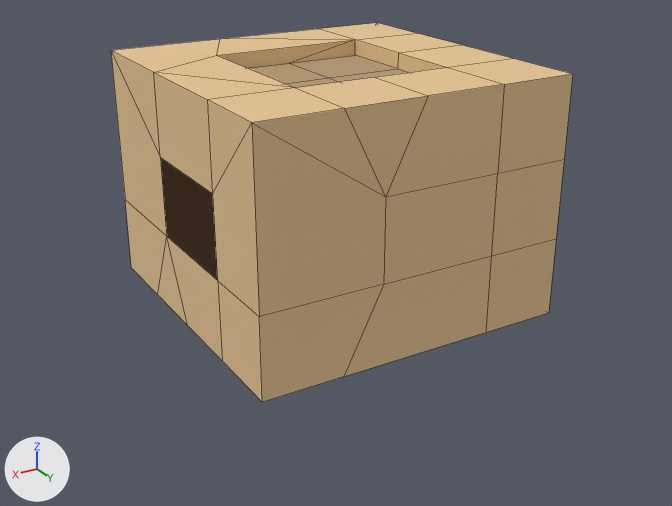
The Blender file Assets/Models/house_1.blend: old version first, new version second.
The view is the same before and after, from a camera (50 mm lens) standing at (5.64, 9.57, 5.28) and looking at (0.41, 0.85, 0.92). The axes (+X, +Y, +Z) are drawn at lower left. The lights are the same throughout. Mesh edges are drawn as thin lines.
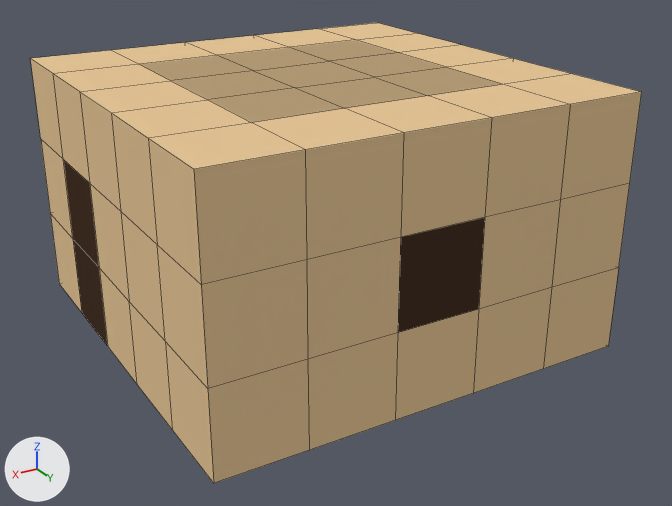
The newer file is also turned or shifted as a whole; pictures and numbers use the older file's frame.

What differs and where, as boxes (x1, y1, x2, y2) in the pictures (672 x 506 px; the box of a moved part takes in the faces that stretch with it):
'Cube', reshaped, modifiers changed (32% wider, 21% taller): before (111, 23, 573, 402); after (30, 23, 642, 483)
part 1 of me_cube, moved or reshaped: before (111, 40, 573, 402); after (30, 40, 642, 483)
part 2 of me_cube, recoloured: (154, 56, 503, 122) in both

The change, as a diff of the scene's bpy script:
```diff
--- a/Assets/Models/house_1.blend.py
+++ b/Assets/Models/house_1.blend.py
@@ me_cube @@
 # used by ob_cube; location = (0.0, 0.0, 0.0)
-me_cube.from_pydata(...)  # 81 vertices, 72 faces; spans x -2.0..2.0, y -2.0..2.0, z 0.0..3.0
+me_cube.from_pydata(...)  # 96 vertices, 85 faces; spans x -2.0..3.0, y -2.0..3.0, z 0.0..3.0
+# me_cube part 1
+# 18 vertices are removed from x -1.0..2.0, y -1.0..2.0, z 0.0..2.8
+# 32 faces are deleted
+# 3 vertices in x 2.0, y 0.0..1.0, z 1.0..2.0 move by (1.0, 0.0, 1.0)
+# 3 vertices in x -1.0..0.0, y 2.0, z 0.0..1.0 move by (-1.0, 1.0, 0.0)
+# 3 vertices in x 0.0..1.0, y 2.0, z 1.0..2.0 move by (0.0, 1.0, 1.0)
+# 3 vertices in x 2.0, y -1.0..0.0, z 0.0..1.0 move by (1.0, -1.0, 0.0)
+# 1 vertex is added at (3.0, 3.0, 0.0)
+# 9 new vertices lie (1.0, 0.0, 0.0) away from vertices in x -1.0..2.0, y -2.0..2.0, z 0.0..3.0
+# 8 new vertices lie (0.0, 1.0, 0.0) away from vertices in x -2.0..3.0, y -2.0..2.0, z 0.0..3.0
+# 8 new vertices lie (0.0, 0.0, -1.0) away from vertices in x -1.0..3.0, y 0.0..3.0, z 1.0..3.0
+# 7 new vertices lie (0.0, 0.0, -1.0) away from vertices in x 0.0..3.0, y 0.0..3.0, z 1.0..2.0
+# 4 new faces join them, mat_stone_2 (beige #b89e79)
+# 38 new faces join them, mat_stone (beige #e7c798)
+# 3 new faces join them, mat_wood (brown #473428)
+# me_cube part 2: 5 faces spanning x -1.0..2.0, y -1.0..2.0, z 3.0 switch from mat_stone (beige #e7c798) to mat_stone_2 (beige #b89e79)
+# me_cube part 3: 1 face spanning x 0.0..1.0, y -2.0, z 1.0..2.0 switches from mat_stone (beige #e7c798) to mat_wood (brown #473428)
+# me_cube part 4: 1 face spanning x -1.0..0.0, y -2.0, z 0.0..1.0 switches from mat_wood (brown #473428) to mat_stone (beige #e7c798)
 me_cube.materials.append(mat_wood)
@@ ob_cube @@
 ob_cube.location = (0.0, 0.0, 0.0)
-_m = ob_cube.modifiers.new('Decimate', 'DECIMATE')
-_m.ratio = 0.78
-_m.iterations = 5
```
